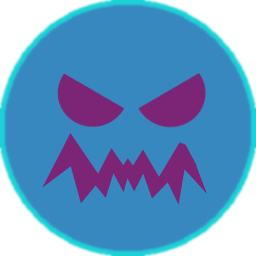
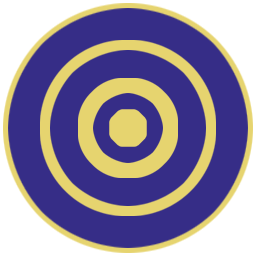
Before/after of a 256x256 layered artwork. What changed in the layer stack:
added group "v3" with 2 layers above "v2" over bbox(3, 3, 253, 253)
added layer "Layer 7" in group "v3" over bbox(3, 3, 253, 253)
added layer "Layer 6" in group "v3" over bbox(5, 5, 251, 251)
hid "mouth", moved it into group "V1" over bbox(42, 133, 207, 205)
hid "Layer 1", moved it into group "V1" over bbox(56, 72, 125, 128)
hid "eye", moved it into group "V1" over bbox(137, 72, 207, 129)
moved "body" into group "V1" over bbox(0, 0, 256, 256)
